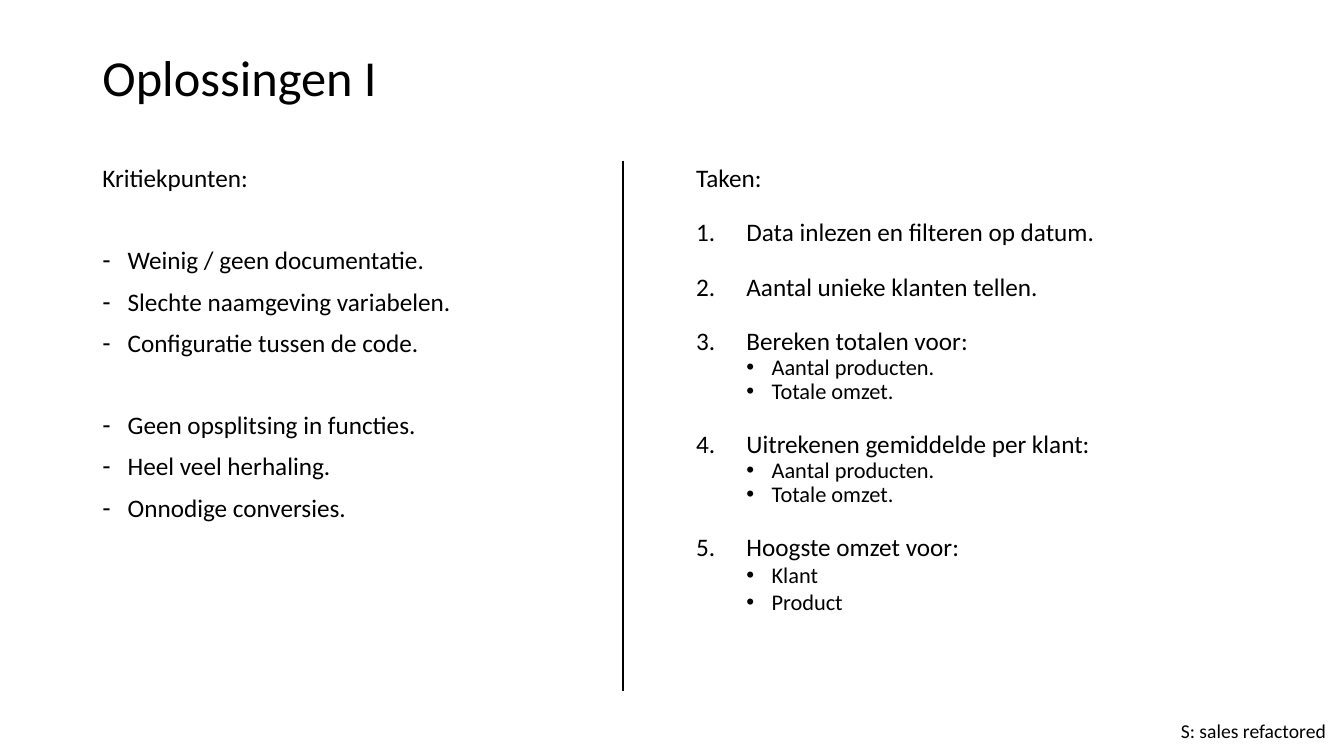
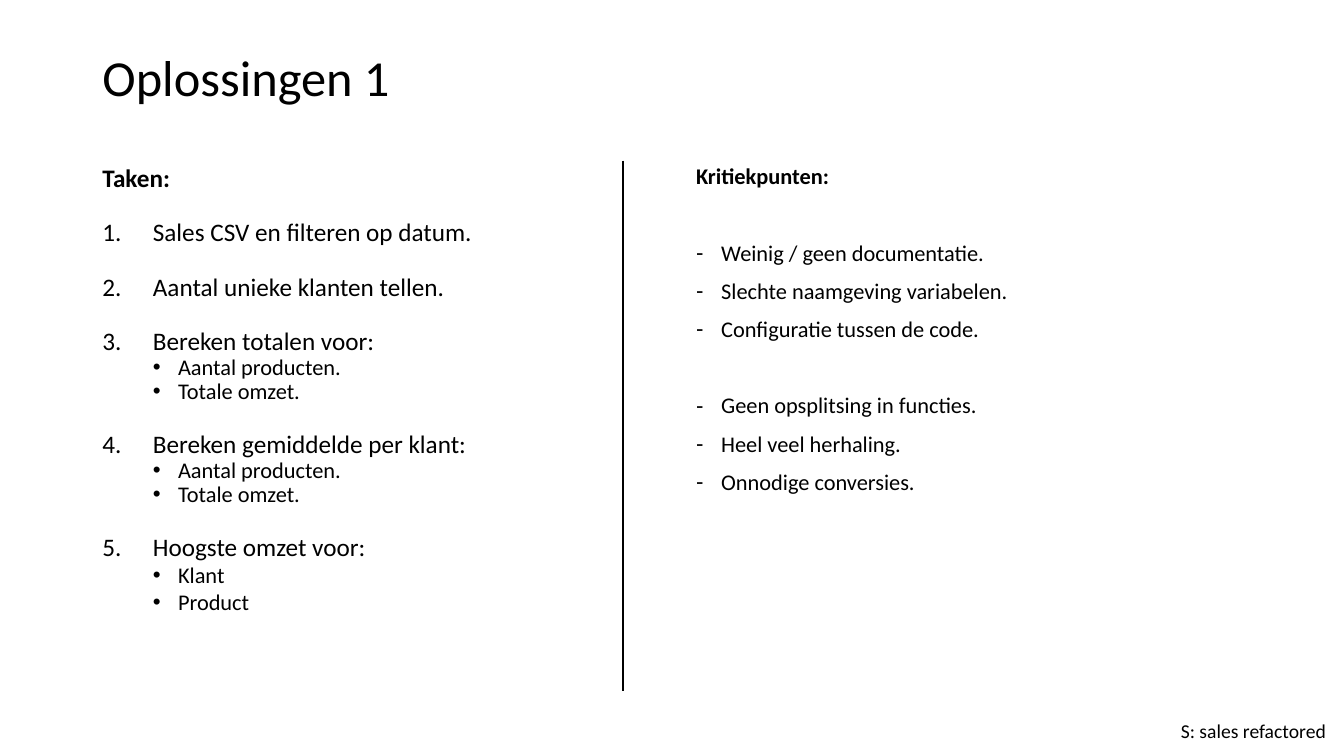
Before and after one commit to LFKoning/python-cursus, a slide deck: slide 26 of 3_production_code/3_production_code.pptx (slide 25 before the commit). Drawn at 1344x756 pixels with LibreOffice and Linux fonts; fonts in the diff are those of the drawing. Boxes give left, top, right and bottom in pixels: in the first picture for what was removed or moved away, otherwise in the second. Text is boxed around its words. In the diff, an @@ line names an element or a change of style, - is before the commit and + after.

```diff
--- a/3_production_code/3_production_code.pptx
+++ b/3_production_code/3_production_code.pptx
@@ title at bbox=[102, 61, 390, 105]: text changed @@
-Oplossingen I
+Oplossingen 1
@@ text at bbox=[102, 169, 471, 610]: text changed @@
-Kritiekpunten:
-– Weinig / geen documentatie.
-– Slechte naamgeving variabelen.
-– Configuratie tussen de code.
-– Geen opsplitsing in functies.
-– Heel veel herhaling.
-– Onnodige conversies.
+Taken:
+1. Sales CSV en filteren op datum.
+2. Aantal unieke klanten tellen.
+3. Bereken totalen voor:
+  • Aantal producten.
+  • Totale omzet.
+4. Bereken gemiddelde per klant:
+  • Aantal producten.
+  • Totale omzet.
+5. Hoogste omzet voor:
+  • Klant
+  • Product
@@ text at bbox=[696, 168, 1007, 494]: text changed; size 18 to 16 pt @@
-Taken:
-1. Data inlezen en filteren op datum.
-2. Aantal unieke klanten tellen.
-3. Bereken totalen voor:
-  • Aantal producten.
-  • Totale omzet.
-4. Uitrekenen gemiddelde per klant:
-  • Aantal producten.
-  • Totale omzet.
-5. Hoogste omzet voor:
-  • Klant
-  • Product
+Kritiekpunten:
+– Weinig / geen documentatie.
+– Slechte naamgeving variabelen.
+– Configuratie tussen de code.
+– Geen opsplitsing in functies.
+– Heel veel herhaling.
+– Onnodige conversies.
```
Also in this commit, not shown: 1 slide added.
